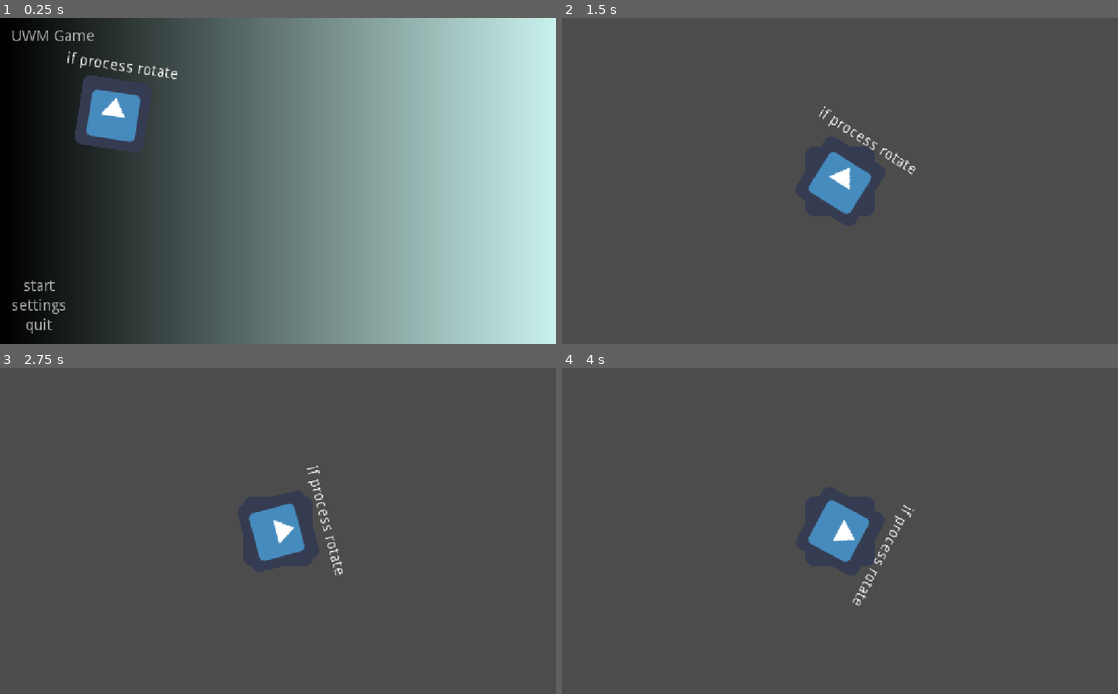
Above: before the commit, frames 1-4 (two rows, left to right).
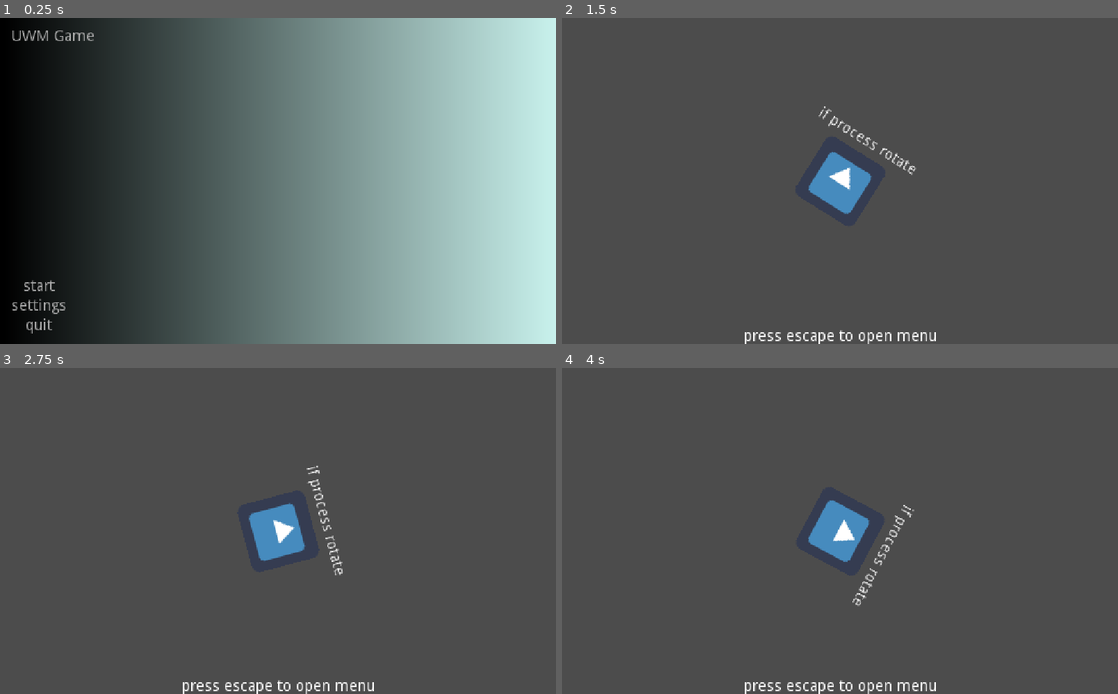
Above: after the commit, the same moments.

Repository: smorb42/uwm_game
Game: Godot game, scene res://scenes/ui/menu.tscn
Same seed, same stepped clock (60 frames per second), same inputs: the game is played once before the commit and once after it. The engine's default icon, where the game draws it, is replaced by a stand-in: a white triangle on a blue panel in a dark square.
Inputs:
- Up to frame 1 (0.25 s): no input
- Up to frame 2 (1.5 s): click "start" at 0.5 s
- Up to frame 3 (2.75 s): no input
- Up to frame 4 (4 s): no input

The runs differ from the first frame. In frame 1, 2.5% of the frame differs, in the area x 12-32%, y 10-42%; in frame 2, 0.5%; in frame 3, 0.5%; in frame 4, 0.5%.

Commit message:
small tweeks + lable for menu

Diff:
--- a/game/scenes/game/game.tscn
+++ b/game/scenes/game/game.tscn
@@ -6,6 +6,7 @@
 [node name="game" type="Node2D"]
 
 [node name="Sprite" type="Sprite" parent="."]
+visible = false
 texture = ExtResource( 1 )
 
 [node name="Camera2D" type="Camera2D" parent="."]
--- a/game/scenes/game/main.tscn
+++ b/game/scenes/game/main.tscn
@@ -18,5 +18,15 @@
 
 [node name="game" parent="ViewportContainer/Viewport" instance=ExtResource( 1 )]
 
+[node name="press escape to open menu" type="Label" parent="."]
+anchor_left = 0.5
+anchor_top = 1.0
+anchor_right = 0.5
+anchor_bottom = 1.0
+margin_left = -89.0
+margin_top = -14.0
+margin_right = 89.0
+text = "press escape to open menu"
+
 [node name="game_settings" parent="." instance=ExtResource( 2 )]
 visible = false
--- a/game/scenes/ui/menu.tscn
+++ b/game/scenes/ui/menu.tscn
@@ -60,6 +60,7 @@
 visible = false
 
 [node name="process_test" parent="." instance=ExtResource( 4 )]
+visible = false
 position = Vector2( 104, 88 )
 
 [connection signal="pressed" from="VBoxContainer/start" to="." method="_on_start_pressed"]
